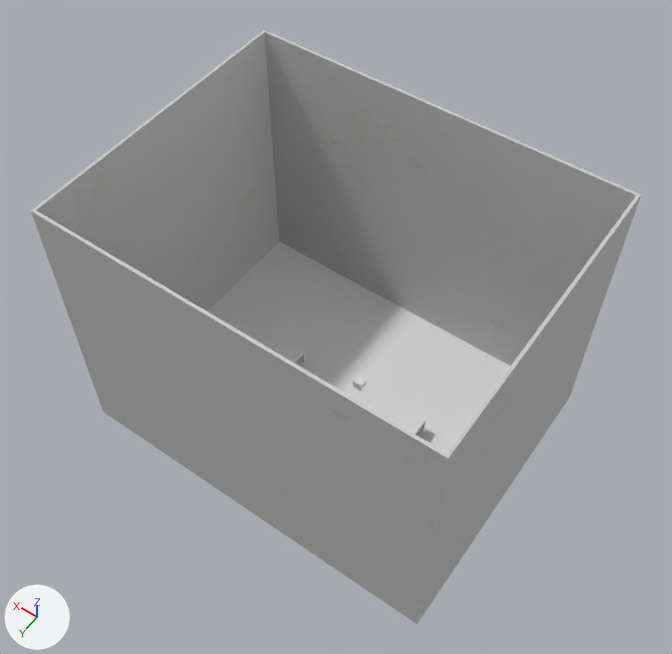
The Blender file src/simulator/meshes/epistemic_scene.blend: old version first, new version second.
The view is the same before and after, from a 50 mm lens placed at (-7.13, 14.98, 27.88), pointed at (3.41, 0.24, 4.71). Lighting does not change. The marker at lower left points along +X, +Y and +Z.

Names of what the first picture shows: 'Cube', 'floor', 'table', 'table bis', 'wall'.
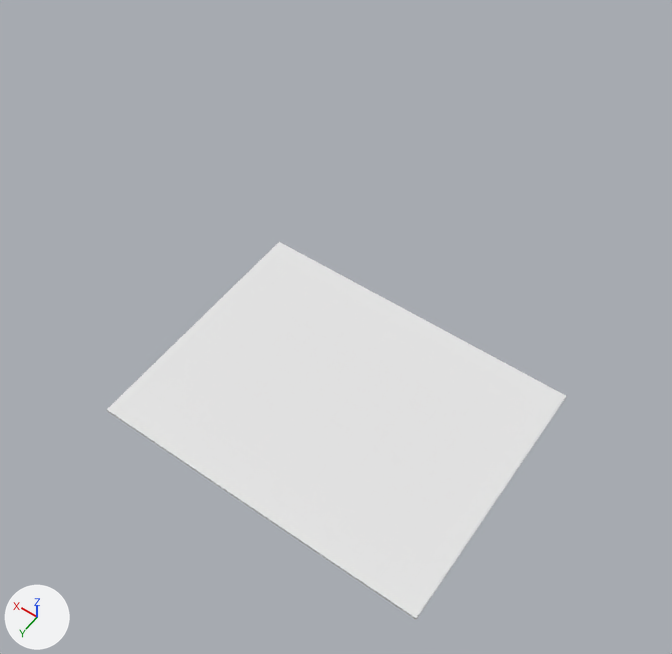
Commit message: epistemic world with boxes and cube

Pixel boxes (x1, y1, x2, y2) of what changed, in the pictures (672 x 654 px):
'wall', hidden
    before: (31, 30, 641, 624)
'table', hidden
    before: (392, 407, 426, 435)
'table bis', hidden
    before: (273, 338, 306, 363)
'Cube', hidden
    before: (353, 375, 366, 391)
'floor', unchanged, uncovered by the edit
    before: (207, 242, 510, 453)
    after: (107, 242, 566, 619)

The change, as a diff of the scene's bpy script:
```diff
--- a/src/simulator/meshes/epistemic_scene.blend.py
+++ b/src/simulator/meshes/epistemic_scene.blend.py
@@ mat_wall @@
 n2 = _N.new('ShaderNodeTexImage'); n2.name = 'Image Texture'
 n0 = _N.new('ShaderNodeBsdfPrincipled'); n0.name = 'Principled BSDF'
 n2.image = img_whitestuccowall01_4k_basecolor_png_003
+n3 = _N.new('ShaderNodeMix'); n3.name = 'Mix'
+n3.data_type = 'RGBA'
+n3.inputs[0].default_value = 0.833  # 'Factor'
+n3.inputs[7].default_value = (0.067, 0.102, 0.0145, 1.0)  # 'B', dark green #495a20
 _L.new(n0.outputs[0], n1.inputs[0])  # 'BSDF' to 'Surface'
-_L.new(n2.outputs[0], n0.inputs[0])  # 'Color' to 'Base Color'
+_L.new(n2.outputs[0], n3.inputs[6])  # 'Color' to 'A'
+_L.new(n3.outputs[2], n0.inputs[0])  # 'Result' to 'Base Color'
@@ ob_table @@
 ob_table.rotation_euler = (-3.142, 0.0, 0.0)  # degrees (-180, 0, 0)
+ob_table.hide_set(True)
@@ ob_wall @@
 ob_wall.location = (-3.05, 0.0, 4.9)
+ob_wall.hide_set(True)
@@ ob_table_bis @@
 ob_table_bis.rotation_euler = (-3.142, 0.0, 0.0)  # degrees (-180, 0, 0)
+ob_table_bis.hide_set(True)
@@ ob_cube @@
 ob_cube.location = (2.6, 0.0, 2.0)
+ob_cube.hide_set(True)
```
